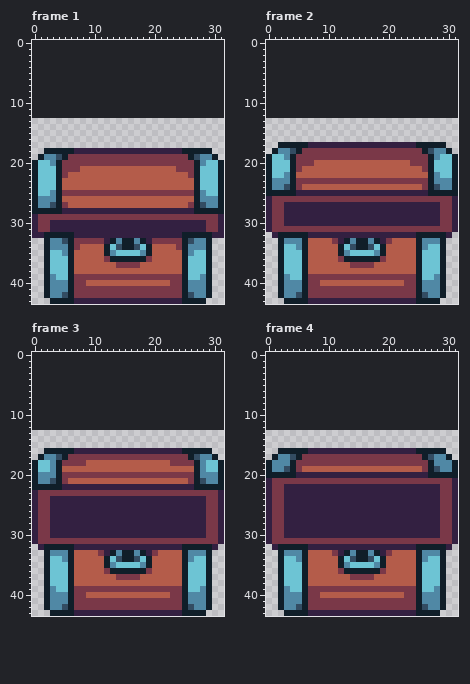
Edited in one commit: pixel-art file (images/tiles/chest/accessoryChestOpening.aseprite). Above, as it was before the edit.
32x31 pixels, 26 frames. Shown: frame 1, frame 2, frame 3, frame 4. The old version is drawn lined up with the new one, on the new canvas. The commit also changed other frames, which this record leaves out.
Once edited:
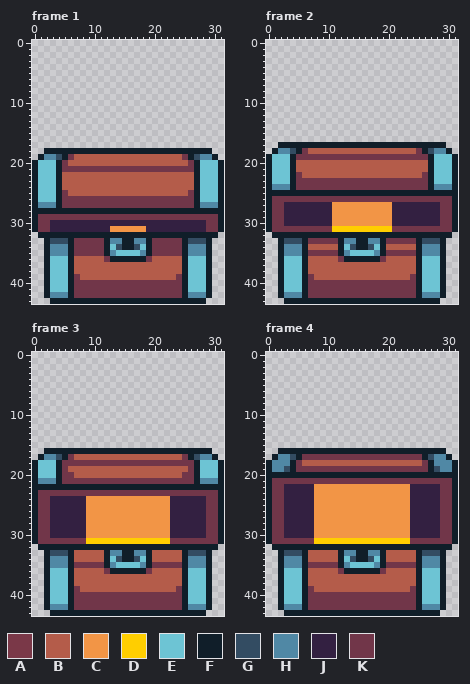
Palette (. is transparent): A #7a3848  B #b45c4a  C #f29546  D #ffce00  E #6dc4d4  F #101e29  G #334c62  H #5088a5  J #332041  K #713649
Diff:
canvas 32x31 -> 32x44, the old top-left corner now at 0,13
Frame 1:
y 18: x 7..24 JJJJJJJJJJJJJJJJJJ -> FFFFFFFFFFFFFFFFFF
y 19: x 6..25 AAAAAAAAAAAAAAAAAAAA -> KBBBBBBBBBBBBBBBBBBK
y 20: x 3 H -> E; x 5..26 AAAAAAAAAAAAAAAAAAAAAA -> KBBBBBBBBBBBBBBBBBBBBK; x 28 H -> E
y 21: x 5..26 AAABBBBBBBBBBBBBBBBAAA -> KKKKKKKKKKKKKKKKKKKKKK
y 22: x 5 A -> B; x 26 A -> B
y 25: x 3 H -> E; x 5..26 AAAAAAAAAAAAAAAAAAAAAA -> KBBBBBBBBBBBBBBBBBBBBK; x 28 H -> E
y 26: x 1..3 HHH -> EEE; x 5..26 BBBBBBBBBBBBBBBBBBBBBB -> KKKKKKKKKKKKKKKKKKKKKK; x 28..30 HHH -> EEE
y 27: x 3 G -> H; x 5..26 ABBBBBBBBBBBBBBBBBBBBA -> KKKKKKKKKKKKKKKKKKKKKK; x 28 G -> H
y 28: x 5..26 JJJJJJJJJJJJJJJJJJJJJJ -> FFFFFFFFFFFFFFFFFFFFFF
y 29: x 0..31 JAAAAAAAAAAAAAAAAAAAAAAAAAAAAAAJ -> FKKKKKKKKKKKKKKKKKKKKKKKKKKKKKKF
y 30: x 0..2 JAA -> FKK; x 29..31 AAJ -> KKF
y 31: x 0..2 JAA -> FKK; x 13..18 JJJJJJ -> CCCCCC; x 29..31 AAJ -> KKF
y 32: x 0..1 JJ -> .F; x 7..24 JJJJJJJJJJJJJJJJJJ -> FFFFFFFFFFFFFFFFFF; x 30..31 JJ -> F.
y 33: x 3..4 HH -> GG; x 7..13 AAAAAJF -> KKKKKFH; x 18..24 FJAAAAA -> HFKKKKK; x 27..28 HH -> GG
y 34: x 7..11 ABBBB -> KKKKK; x 20..24 BBBBA -> KKKKK
y 35: x 3..4 EE -> HH; x 7..11 BBBBB -> KKKKK; x 20..24 BBBBB -> KKKKK; x 27..28 EE -> HH
y 36: x 12 A -> K; x 19 A -> K
y 37: x 14..17 AAAA -> BBBB
y 39: x 3 H -> E; x 7..24 AAAAAAAAAAAAAAAAAA -> KBBBBBBBBBBBBBBBBK; x 28 H -> E
y 40: x 3..5 HHH -> EEE; x 7..24 AABBBBBBBBBBBBBBAA -> KKKKKKKKKKKKKKKKKK; x 26..28 HHH -> EEE
y 41: x 3..5 HHH -> EEE; x 7..24 AAAAAAAAAAAAAAAAAA -> KKKKKKKKKKKKKKKKKK; x 26..28 HHH -> EEE
y 42: x 5 G -> H; x 7..24 AAAAAAAAAAAAAAAAAA -> KKKKKKKKKKKKKKKKKK; x 26 G -> H
y 43: x 7..24 JJJJJJJJJJJJJJJJJJ -> FFFFFFFFFFFFFFFFFF
Frame 2:
y 17: x 7..24 JJJJJJJJJJJJJJJJJJ -> FFFFFFFFFFFFFFFFFF
y 18: x 6..25 AAAAAAAAAAAAAAAAAAAA -> KBBBBBBBBBBBBBBBBBBK
y 19: x 3 H -> E; x 5..26 AAAAAAAAAAAAAAAAAAAAAA -> KKKKKKKKKKKKKKKKKKKKKK; x 28 H -> E
y 20: x 5..7 AAA -> BBB; x 24..26 AAA -> BBB
y 21: x 5 A -> B; x 26 A -> B
y 22: x 3 H -> E; x 5 B -> K; x 26 B -> K; x 28 H -> E
y 23: x 1..3 HHH -> EEE; x 5..26 AAAAAAAAAAAAAAAAAAAAAA -> KKKKKKKKKKKKKKKKKKKKKK; x 28..30 HHH -> EEE
y 24: x 3 G -> H; x 5..26 ABBBBBBBBBBBBBBBBBBBBA -> KKKKKKKKKKKKKKKKKKKKKK; x 28 G -> H
y 25: x 5..26 JJJJJJJJJJJJJJJJJJJJJJ -> FFFFFFFFFFFFFFFFFFFFFF
y 26: x 0..31 JAAAAAAAAAAAAAAAAAAAAAAAAAAAAAAJ -> FKKKKKKKKKKKKKKKKKKKKKKKKKKKKKKF
y 27..30: x 0..2 JAA -> FKK; x 11..20 JJJJJJJJJJ -> CCCCCCCCCC; x 29..31 AAJ -> KKF
y 31: x 0..31 JAAAAAAAAAAAAAAAAAAAAAAAAAAAAAAJ -> FKKKKKKKKKKDDDDDDDDDDKKKKKKKKKKF
y 32: x 1 J -> F; x 7..24 JJJJJJJJJJJJJJJJJJ -> FFFFFFFFFFFFFFFFFF; x 30 J -> F
y 33: x 3..5 HHH -> GGG; x 7..13 BBBBAJF -> KKKKKFH; x 18..24 FJABBBB -> HFKKKKK; x 26..28 HHH -> GGG
y 34: x 3..4 EE -> HH; x 27..28 EE -> HH
y 35: x 3..5 EEE -> HHH; x 7..11 BBBBB -> KKKKK; x 20..24 BBBBB -> KKKKK; x 26..28 EEE -> HHH
y 36: x 12 A -> K; x 19 A -> K
y 37: x 14..17 AAAA -> BBBB
y 39: x 3 H -> E; x 7..24 AAAAAAAAAAAAAAAAAA -> KBBBBBBBBBBBBBBBBK; x 28 H -> E
y 40: x 3..5 HHH -> EEE; x 7..24 AABBBBBBBBBBBBBBAA -> KKKKKKKKKKKKKKKKKK; x 26..28 HHH -> EEE
y 41: x 3..5 HHH -> EEE; x 7..24 AAAAAAAAAAAAAAAAAA -> KKKKKKKKKKKKKKKKKK; x 26..28 HHH -> EEE
y 42: x 5 G -> H; x 7..24 AAAAAAAAAAAAAAAAAA -> KKKKKKKKKKKKKKKKKK; x 26 G -> H
y 43: x 7..24 JJJJJJJJJJJJJJJJJJ -> FFFFFFFFFFFFFFFFFF
Frame 3:
y 16: x 7..24 JJJJJJJJJJJJJJJJJJ -> FFFFFFFFFFFFFFFFFF
y 17: x 6..25 AAAAAAAAAAAAAAAAAAAA -> KBBBBBBBBBBBBBBBBBBK
y 18: x 3 H -> E; x 5..26 AAAABBBBBBBBBBBBBBAAAA -> KKKKKKKKKKKKKKKKKKKKKK; x 28 H -> E
y 19: x 3 H -> E; x 5 B -> K; x 26 B -> K; x 28 H -> E
y 20: x 1..3 HHH -> EEE; x 5..26 AAAAAAAAAAAAAAAAAAAAAA -> KKBBBBBBBBBBBBBBBBBBKK; x 28..30 HHH -> EEE
y 21: x 3 G -> H; x 5..26 ABBBBBBBBBBBBBBBBBBBBA -> KKKKKKKKKKKKKKKKKKKKKK; x 28 G -> H
y 22: x 5..26 JJJJJJJJJJJJJJJJJJJJJJ -> FFFFFFFFFFFFFFFFFFFFFF
y 23: x 0..31 JAAAAAAAAAAAAAAAAAAAAAAAAAAAAAAJ -> FKKKKKKKKKKKKKKKKKKKKKKKKKKKKKKF
y 24..30: x 0..2 JAA -> FKK; x 9..22 JJJJJJJJJJJJJJ -> CCCCCCCCCCCCCC; x 29..31 AAJ -> KKF
y 31: x 0..31 JAAAAAAAAAAAAAAAAAAAAAAAAAAAAAAJ -> FKKKKKKKKDDDDDDDDDDDDDDKKKKKKKKF
y 32: x 1 J -> F; x 7..24 JJJJJJJJJJJJJJJJJJ -> FFFFFFFFFFFFFFFFFF; x 30 J -> F
y 33: x 3..5 HHH -> GGG; x 11..13 AJF -> BFH; x 18..20 FJA -> HFB; x 26..28 HHH -> GGG
y 34: x 3..4 EE -> HH; x 27..28 EE -> HH
y 35: x 3..5 EEE -> HHH; x 7..11 BBBBB -> KKKKK; x 20..24 BBBBB -> KKKKK; x 26..28 EEE -> HHH
y 36: x 12 A -> K; x 19 A -> K
y 37: x 14..17 AAAA -> BBBB
y 39: x 3 H -> E; x 7..24 AAAAAAAAAAAAAAAAAA -> KBBBBBBBBBBBBBBBBK; x 28 H -> E
y 40: x 3..5 HHH -> EEE; x 7..24 AABBBBBBBBBBBBBBAA -> KKKKKKKKKKKKKKKKKK; x 26..28 HHH -> EEE
y 41: x 3..5 HHH -> EEE; x 7..24 AAAAAAAAAAAAAAAAAA -> KKKKKKKKKKKKKKKKKK; x 26..28 HHH -> EEE
y 42: x 5 G -> H; x 7..24 AAAAAAAAAAAAAAAAAA -> KKKKKKKKKKKKKKKKKK; x 26 G -> H
y 43: x 7..24 JJJJJJJJJJJJJJJJJJ -> FFFFFFFFFFFFFFFFFF
Frame 4:
y 16: x 7..24 JJJJJJJJJJJJJJJJJJ -> FFFFFFFFFFFFFFFFFF
y 17: x 6..25 AAAAAAAAAAAAAAAAAAAA -> KKKKKKKKKKKKKKKKKKKK
y 18: x 5..26 AAAAAAAAAAAAAAAAAAAAAA -> KBBBBBBBBBBBBBBBBBBBBK
y 19: x 5..26 ABBBBBBBBBBBBBBBBBBBBA -> KKKKKKKKKKKKKKKKKKKKKK
y 20: x 5..26 JJJJJJJJJJJJJJJJJJJJJJ -> FFFFFFFFFFFFFFFFFFFFFF
y 21: x 0..31 JAAAAAAAAAAAAAAAAAAAAAAAAAAAAAAJ -> FKKKKKKKKKKKKKKKKKKKKKKKKKKKKKKF
y 22..30: x 0..2 JAA -> FKK; x 8..23 JJJJJJJJJJJJJJJJ -> CCCCCCCCCCCCCCCC; x 29..31 AAJ -> KKF
y 31: x 0..31 JAAAAAAAAAAAAAAAAAAAAAAAAAAAAAAJ -> FKKKKKKKDDDDDDDDDDDDDDDDKKKKKKKF
y 32: x 1 J -> F; x 7..24 JJJJJJJJJJJJJJJJJJ -> FFFFFFFFFFFFFFFFFF; x 30 J -> F
y 33: x 3..5 HHH -> GGG; x 11..13 AJF -> BFH; x 18..20 FJA -> HFB; x 26..28 HHH -> GGG
y 34: x 3..4 EE -> HH; x 27..28 EE -> HH
y 35: x 3..5 EEE -> HHH; x 7..11 BBBBB -> KKKKK; x 20..24 BBBBB -> KKKKK; x 26..28 EEE -> HHH
y 36: x 12 A -> K; x 19 A -> K
y 37: x 14..17 AAAA -> BBBB
y 39: x 3 H -> E; x 7..24 AAAAAAAAAAAAAAAAAA -> KBBBBBBBBBBBBBBBBK; x 28 H -> E
y 40: x 3..5 HHH -> EEE; x 7..24 AABBBBBBBBBBBBBBAA -> KKKKKKKKKKKKKKKKKK; x 26..28 HHH -> EEE
y 41: x 3..5 HHH -> EEE; x 7..24 AAAAAAAAAAAAAAAAAA -> KKKKKKKKKKKKKKKKKK; x 26..28 HHH -> EEE
y 42: x 5 G -> H; x 7..24 AAAAAAAAAAAAAAAAAA -> KKKKKKKKKKKKKKKKKK; x 26 G -> H
y 43: x 7..24 JJJJJJJJJJJJJJJJJJ -> FFFFFFFFFFFFFFFFFF
Changed places in both pictures, as pixel boxes (x1, y1, x2, y2):
changed: (32, 148, 224, 304)
changed: (266, 142, 458, 304)
changed: (32, 448, 224, 616)
changed: (266, 448, 458, 616)
